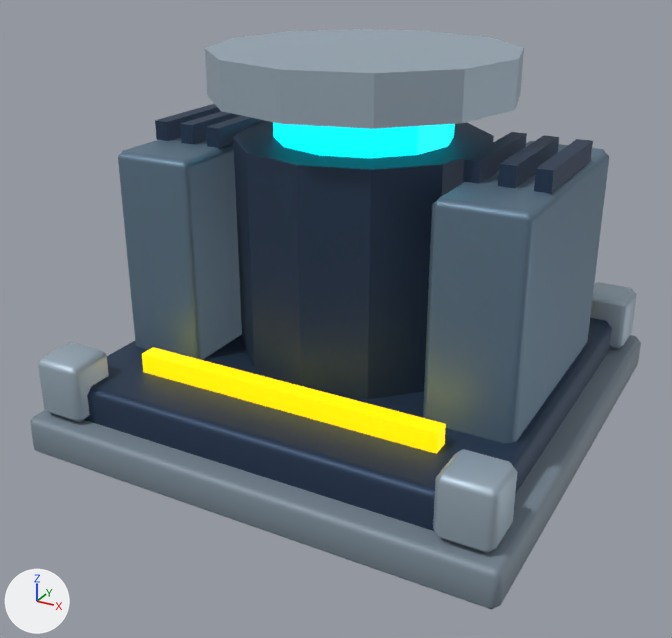
What one commit did to the Blender file art/generator.blend.
Before and after are seen from a 50 mm lens placed at (2.34, -4.57, 2.84), pointed at (-0.05, -0.23, 0.68). Lighting does not change. The marker at lower left points along +X, +Y and +Z. The first picture is the older version.

Objects in the first picture: 'Cooling fin', 'Cooling fin.001', 'Cooling fin.002', 'Cooling fin.003', 'Cooling fin.004', 'Cooling fin.005', 'Cooling pack', 'Cooling pack.001', 'Copper bus.001', 'Corner lock.001', 'Corner lock.002', 'Corner lock.003', 'Flux chamber', 'Flux vessel', 'Foundation', 'Reactor cap', 'Undercarriage'.
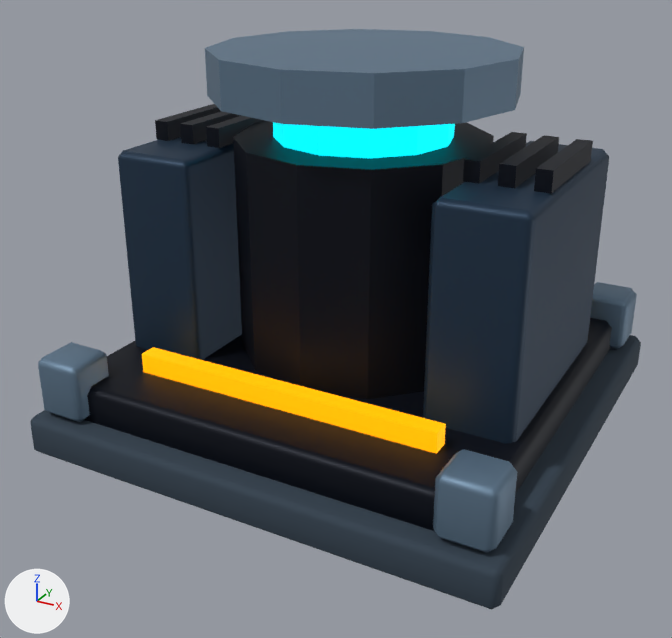
Edits to the scene script, one JSON object a line:
```json
{"op": "set", "path": "mat_concrete.base_color", "old": "(0.204, 0.263, 0.318)", "new": "(0.0343, 0.0561, 0.0823)", "note": "greyish blue #7d8c99 -> dark blue #344351"}
{"op": "set", "path": "mat_dark.base_color", "old": "(0.0314, 0.0588, 0.114)", "new": "(0.00243, 0.00478, 0.0123)", "note": "dark blue #32455f -> black #080f1d"}
{"op": "set", "path": "mat_edge.base_color", "old": "(0.412, 0.51, 0.596)", "new": "(0.141, 0.223, 0.314)", "note": "light grey #acbdcb -> blue #698298"}
{"op": "set", "path": "mat_armor.base_color", "old": "(0.149, 0.235, 0.322)", "new": "(0.0194, 0.0452, 0.0844)", "note": "blue #6c859a -> dark blue #263c52"}
{"op": "set", "path": "mat_amber.emission_color", "old": "(1.0, 0.667, 0.0)", "new": "(1.0, 0.402, 0.0)", "note": "yellow #ffd500 -> orange #ffaa00"}
```

Where the change shows, as pixel boxes (x1, y1, x2, y2) in the pictures (672 x 638 px):
```json
{"object": "Flux vessel", "change": "recoloured", "before": [233, 121, 494, 399], "after": [233, 121, 494, 399], "on screen": "dark blue to black"}
{"object": "Cooling pack.001", "change": "recoloured", "before": [423, 141, 609, 444], "after": [423, 141, 609, 444], "on screen": "blue to dark blue"}
{"object": "Foundation", "change": "recoloured", "before": [31, 335, 641, 610], "after": [31, 335, 641, 610], "on screen": "greyish blue to dark blue"}
{"object": "Undercarriage", "change": "recoloured", "before": [85, 318, 612, 531], "after": [85, 318, 612, 531], "on screen": "darker"}
{"object": "Reactor cap", "change": "recoloured", "before": [205, 29, 524, 129], "after": [205, 29, 524, 129], "on screen": "light grey to blue"}
{"object": "Cooling pack", "change": "recoloured", "before": [118, 137, 242, 360], "after": [118, 137, 242, 360], "on screen": "blue to dark blue"}
{"object": "Copper bus.001", "change": "recoloured", "before": [142, 347, 446, 454], "after": [142, 347, 446, 454]}
{"object": "Corner lock.003", "change": "recoloured", "before": [433, 449, 517, 553], "after": [433, 449, 517, 553], "on screen": "darker"}
{"object": "Corner lock.001", "change": "recoloured", "before": [38, 342, 109, 422], "after": [38, 342, 109, 422], "on screen": "darker"}
{"object": "Corner lock.002", "change": "recoloured", "before": [590, 282, 637, 349], "after": [590, 282, 637, 349], "on screen": "darker"}
{"object": "Cooling fin.005", "change": "recoloured", "before": [534, 139, 593, 194], "after": [534, 139, 593, 194], "on screen": "dark blue to black"}
{"object": "Cooling fin.004", "change": "recoloured", "before": [498, 135, 559, 188], "after": [498, 135, 559, 188], "on screen": "dark blue to black"}
{"object": "Cooling fin.003", "change": "recoloured", "before": [463, 132, 527, 184], "after": [463, 132, 527, 184], "on screen": "dark blue to black"}
{"object": "Cooling fin.002", "change": "recoloured", "before": [206, 116, 265, 148], "after": [206, 116, 265, 148], "on screen": "darker"}
{"object": "Cooling fin", "change": "recoloured", "before": [155, 104, 221, 141], "after": [155, 104, 221, 141], "on screen": "dark blue to black"}
{"object": "Cooling fin.001", "change": "recoloured", "before": [180, 111, 241, 144], "after": [180, 111, 241, 144], "on screen": "dark blue to black"}
```
